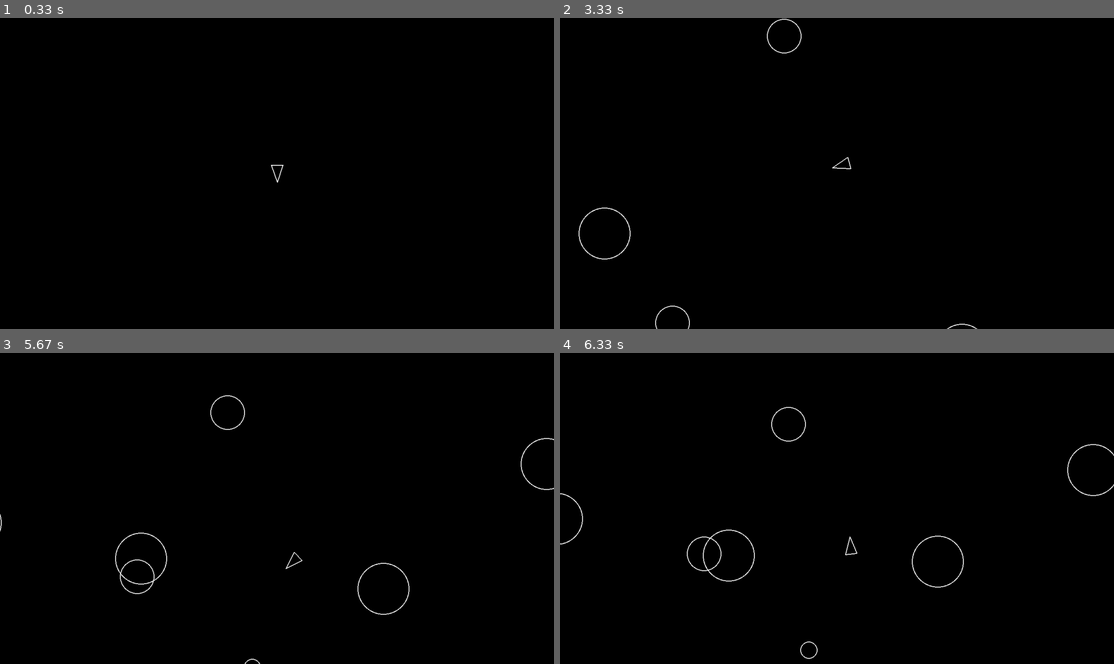
Above: before the commit, frames 1-4 (two rows, left to right).
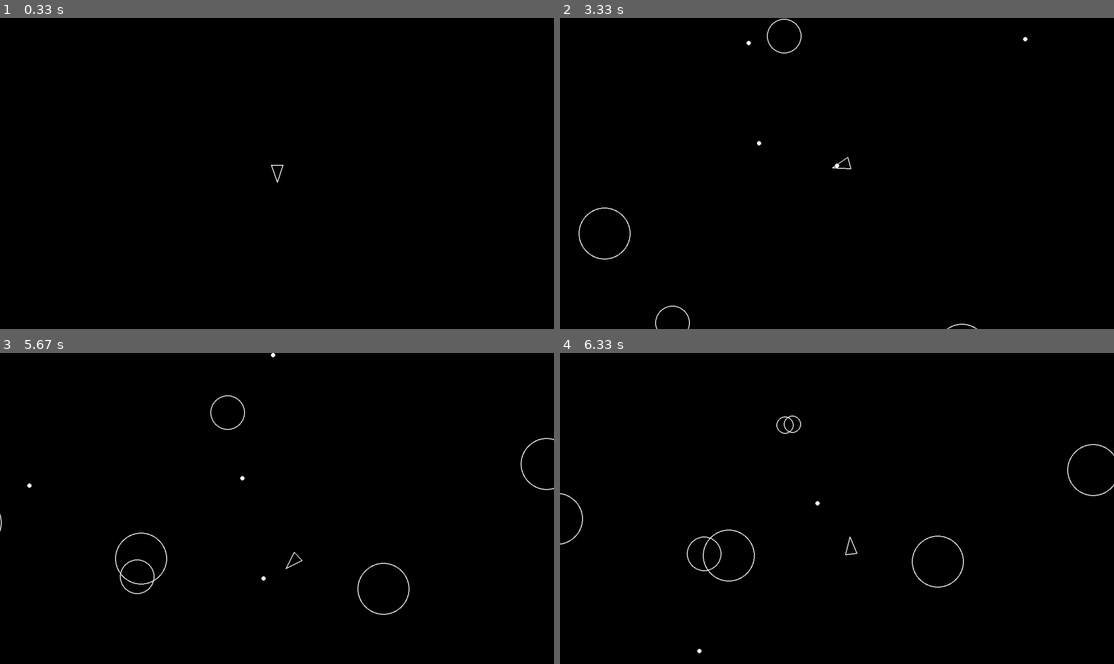
Above: after the commit, the same moments.

Repository: tp-coder/pygame-asteroid
Game: pygame game, started from main.py
Same seed, same stepped clock (60 frames per second), same inputs: the game is played once before the commit and once after it.
Inputs:
- Up to frame 1 (0.33 s): no input
- Up to frame 2 (3.33 s): tap Space at 0.33, 1.07, 1.37, 1.57, 1.9, 2.2, 2.4, 2.7, 2.97, 3.3 s; tap A at 0.67 s; hold Right 1-1.47 s; hold Up 1.5-1.8 s; hold Right 1.83-2.3 s; hold Left 2.33-2.87 s; hold Down 2.9-3.2 s; hold Left from 3.23 s (still down)
- Up to frame 3 (5.67 s): tap Space at 3.6, 3.73, 4.13, 4.43, 4.8, 5.2, 5.5 s; release Left at 3.63 s; hold Up 3.67-4.03 s; hold Right 4.07-4.7 s; hold Down 4.73-5.1 s; hold Left 5.13-5.6 s; hold Right from 5.63 s (still down)
- Up to frame 4 (6.33 s): tap Space at 5.7, 6, 6.2 s; release Right at 6.1 s; hold Up from 6.13 s (still down)

Frame 1 is identical in both runs. In frame 2, less than 0.1% of the frame differs, in the area x 33-85%, y 6-49%; in frame 3, less than 0.1%; in frame 4, 0.2%, in the area x 24-47%, y 17-99%.

Commit message:
Implemented shooting, asteroid split, and asteroid destruction features

Diff:
--- a/asteroid.py
+++ b/asteroid.py
@@ -1,4 +1,5 @@
 import pygame
+import random
 from circleshape import CircleShape
 from constants import *
 
@@ -10,6 +11,17 @@
         # this will draw circles as asteroids on the screen
         pygame.draw.circle(screen, (255, 255, 255), self.position, self.radius, width = 2)
 
+    def split(self):
+        if self.radius == ASTEROID_MIN_RADIUS:
+            self.kill()
+        else:
+            self.kill()
+            rotate_angle = random.uniform(20, 50)
+            first_asteroid = Asteroid(self.position.x, self.position.y, (self.radius - ASTEROID_MIN_RADIUS))
+            second_asteroid = Asteroid(self.position.x, self.position.y, (self.radius - ASTEROID_MIN_RADIUS))
+            first_asteroid.velocity = pygame.Vector2.rotate(self.velocity, rotate_angle) * 1.2
+            second_asteroid.velocity = pygame.Vector2.rotate(self.velocity, -rotate_angle) * 1.2
+
     def update(self, dt):
         # this will update the position of the asteroids and make them move on a straight line
         self.position += self.velocity * dt
--- a/circleshape.py
+++ b/circleshape.py
@@ -24,7 +24,4 @@
         pass
 
     def collision(self, collision_check):
-        if self.position.distance_to(collision_check.position) <= self.radius + collision_check.radius:
-            print("I entered the if statement")
-            return True
-        return False
+        return self.position.distance_to(collision_check.position) <= self.radius + collision_check.radius
--- a/constants.py
+++ b/constants.py
@@ -9,3 +9,7 @@
 PLAYER_RADIUS = 20
 PLAYER_SPEED = 200
 PLAYER_TURN_SPEED = 300
+
+PLAYER_SHOT_SPEED = 500
+SHOT_RADIUS = 5
+PLAYER_SHOT_COOLDOWN = 0.3
--- a/main.py
+++ b/main.py
@@ -3,22 +3,21 @@
 import pygame
 import sys
 from pygame.locals import *
-import constants
 from constants import *
-from circleshape import CircleShape
 from player import Player
 from asteroid import Asteroid
 from asteroidfield import AsteroidField
+from shot import Shot
 
 def main():
     # initializing pygame modules
     pygame.init()
     # setting the screen to the values of constants currently defined as 1280 x 720
-    screen = pygame.display.set_mode(size=(constants.SCREEN_WIDTH, constants.SCREEN_HEIGHT))
+    screen = pygame.display.set_mode(size=(SCREEN_WIDTH, SCREEN_HEIGHT))
 
     print("Starting asteroids!")
-    print(f"Screen width: {constants.SCREEN_WIDTH}")
-    print(f"Screen height: {constants.SCREEN_HEIGHT}")
+    print(f"Screen width: {SCREEN_WIDTH}")
+    print(f"Screen height: {SCREEN_HEIGHT}")
 
     # creating a clock to control the screen frame rate
     clock = pygame.time.Clock()
@@ -28,14 +27,16 @@
     updatable = pygame.sprite.Group()
     drawable = pygame.sprite.Group()
     asteroids = pygame.sprite.Group()
+    shots = pygame.sprite.Group()
     # adding player objects into the groups
     Player.containers = (updatable, drawable)
     Asteroid.containers = (asteroids, updatable, drawable)
     AsteroidField.containers = (updatable)
+    Shot.containers = (shots, updatable, drawable)
 
     # instanciate a player
-    player = Player(x = constants.SCREEN_WIDTH / 2, y = constants.SCREEN_HEIGHT / 2)
-    # instanciate asteroids
+    player = Player(x = SCREEN_WIDTH / 2, y = SCREEN_HEIGHT / 2)
+    # instanciate asteroids otherwise they don't spawn
     asteroid_field = AsteroidField()
 
     # creating an infinite game loop with a black screen
@@ -47,10 +48,16 @@
         # creating a pitch black screen
         screen.fill((0,0,0))
 
-
         # moving the player object
         for update in updatable:
             update.update(dt)
+
+        # checking for collision between asteroids and shots
+        for asteroid in asteroids:
+            for shot in shots:
+                if shot.collision(asteroid):
+                    asteroid.split()
+                    shot.kill()
 
         # checking for collision between asteroids and the player
         for asteroid in asteroids:
--- a/player.py
+++ b/player.py
@@ -1,12 +1,13 @@
 import pygame
 from circleshape import CircleShape
-import constants
 from constants import *
+from shot import Shot
 
 class Player(CircleShape):
     def __init__(self, x, y):
-        super().__init__(x, y, constants.PLAYER_RADIUS)
+        super().__init__(x, y, PLAYER_RADIUS)
         self.rotation = 0
+        self.shot_cooldown = 0
 
     # in the player class
     def triangle(self):
@@ -22,16 +23,21 @@
         pygame.draw.polygon(screen, (255, 255, 255), self.triangle(), width = 2)
 
     def rotate(self, dt, direction):
-        self.rotation += direction * constants.PLAYER_TURN_SPEED * dt
+        self.rotation += direction * PLAYER_TURN_SPEED * dt
 
     def move(self, dt, direction):
         forward = pygame.Vector2(0,1).rotate(self.rotation)
-        self.position += direction * forward * constants.PLAYER_SPEED * dt
+        self.position += direction * forward * PLAYER_SPEED * dt
+
+    def shoot(self, dt):
+        shot_dir = pygame.Vector2(0,1).rotate(self.rotation)
+        shots = Shot(self.position.x, self.position.y, SHOT_RADIUS)
+        shots.velocity = shot_dir * PLAYER_SHOT_SPEED
+        self.shot_cooldown = PLAYER_SHOT_COOLDOWN
 
     def update(self, dt):
         # gets the key pressed on the keyboard
         keys = pygame.key.get_pressed()
-
         # move horiontally
         if keys[pygame.K_a] or keys[pygame.K_LEFT]: # move left
             self.rotate(dt, -1)
@@ -42,3 +48,8 @@
             self.move(dt, 1)
         if keys[pygame.K_s] or keys[pygame.K_DOWN]: # move down
             self.move(dt, -1)
+        # shoot
+        if self.shot_cooldown <= 0:
+            if keys[pygame.K_SPACE]:
+                self.shoot(dt)
+        self.shot_cooldown -= dt
--- /dev/null
+++ b/shot.py
@@ -0,0 +1,15 @@
+import pygame
+from circleshape import CircleShape
+from constants import *
+
+class Shot(CircleShape):
+    def __init__(self, x, y, radius):
+        super().__init__(x, y, radius)
+
+    def draw(self, screen):
+        # this will draw circles as asteroids on the screen
+        pygame.draw.circle(screen, (255, 255, 255), self.position, self.radius)
+
+    def update(self, dt):
+        # this will update the position of the asteroids and make them move on a straight line
+        self.position += self.velocity * dt
Not shown, changed: README.md
